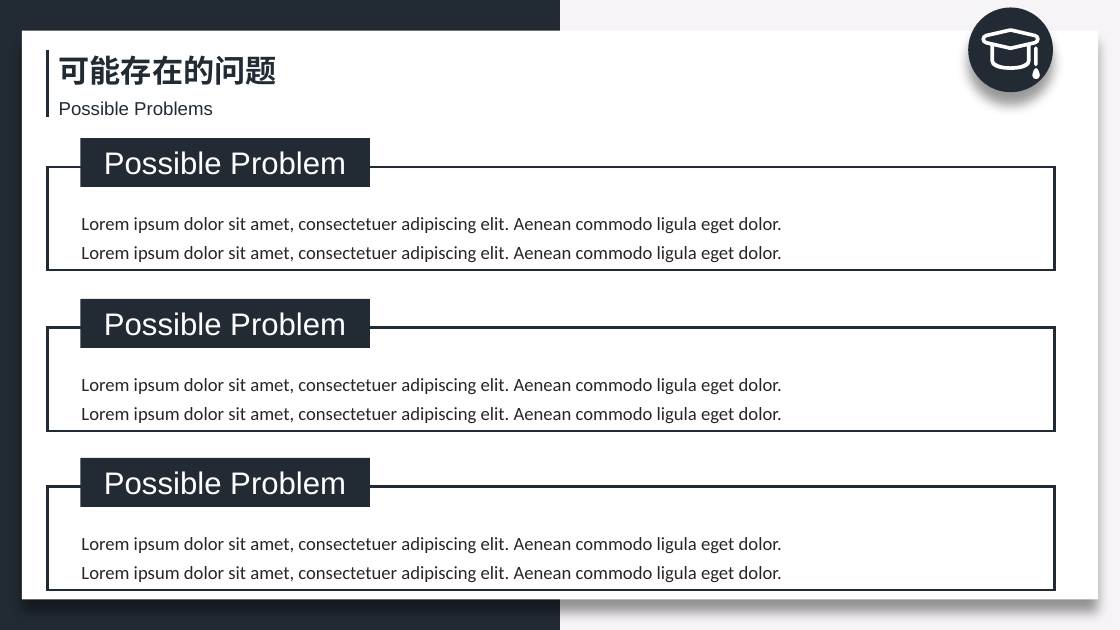
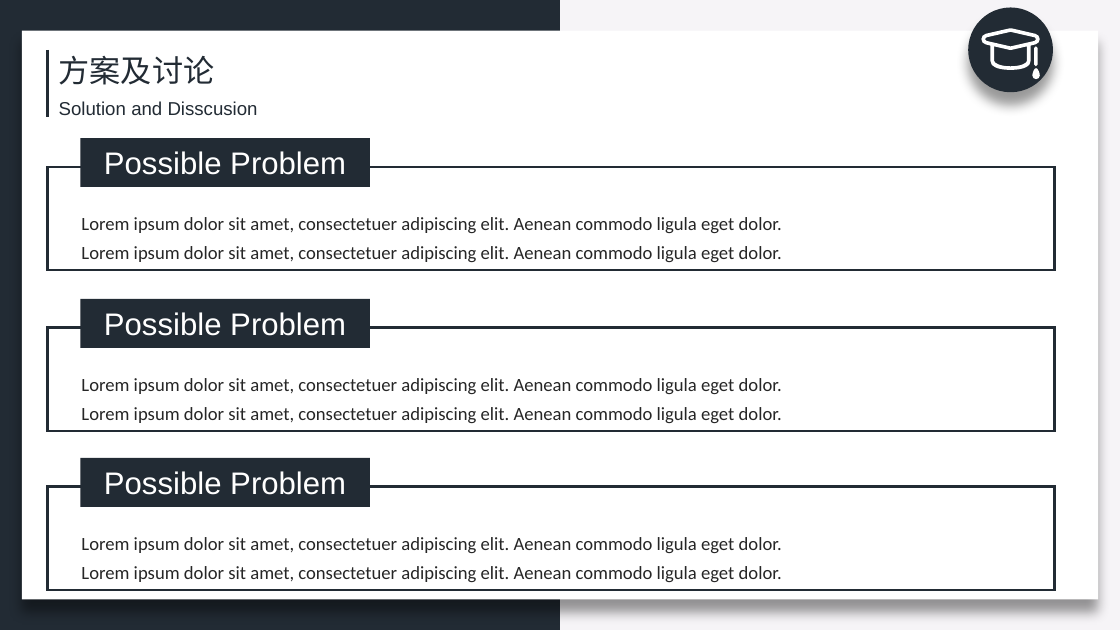
Before and after one commit to zeemeil/zeemeil.github.io, a slide deck: slide 13 of files/doctoral_dissertation_proposal.pptx (slide 12 before the commit). Drawn at 1120x630 pixels with LibreOffice and Linux fonts; fonts in the diff are those of the drawing. Boxes give left, top, right and bottom in pixels: in the first picture for what was removed or moved away, otherwise in the second. Text is boxed around its words. In the diff, an @@ line names an element or a change of style, - is before the commit and + after.

```diff
--- a/files/doctoral_dissertation_proposal.pptx
+++ b/files/doctoral_dissertation_proposal.pptx
@@ text at <box>59,56,215,85</box>: text changed; bold off @@
-可能存在的问题
+方案及讨论
@@ text at <box>59,101,258,115</box>: text changed @@
-Possible Problems
+Solution and Disscusion
```
Also in this commit, not shown: 7 other slides changed, 4 slides added, 7 slides removed, 14 other files.
